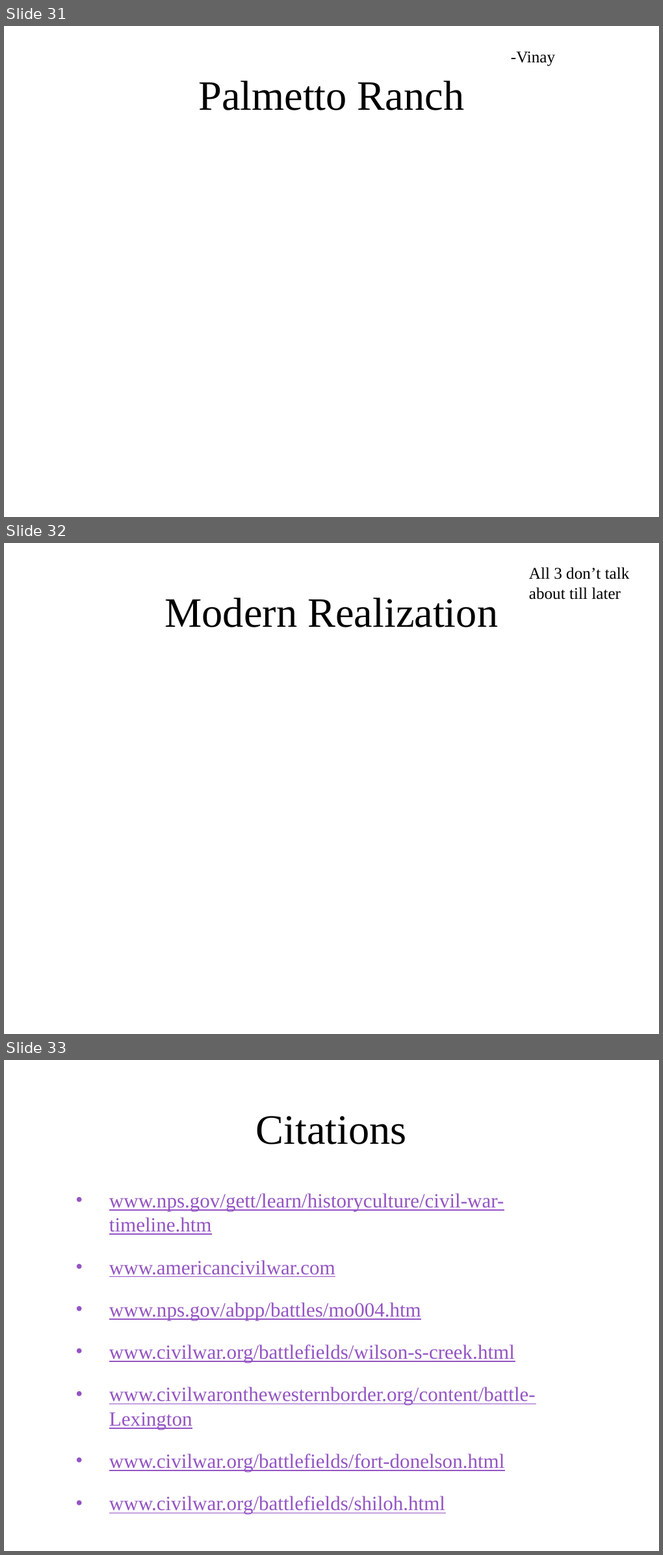
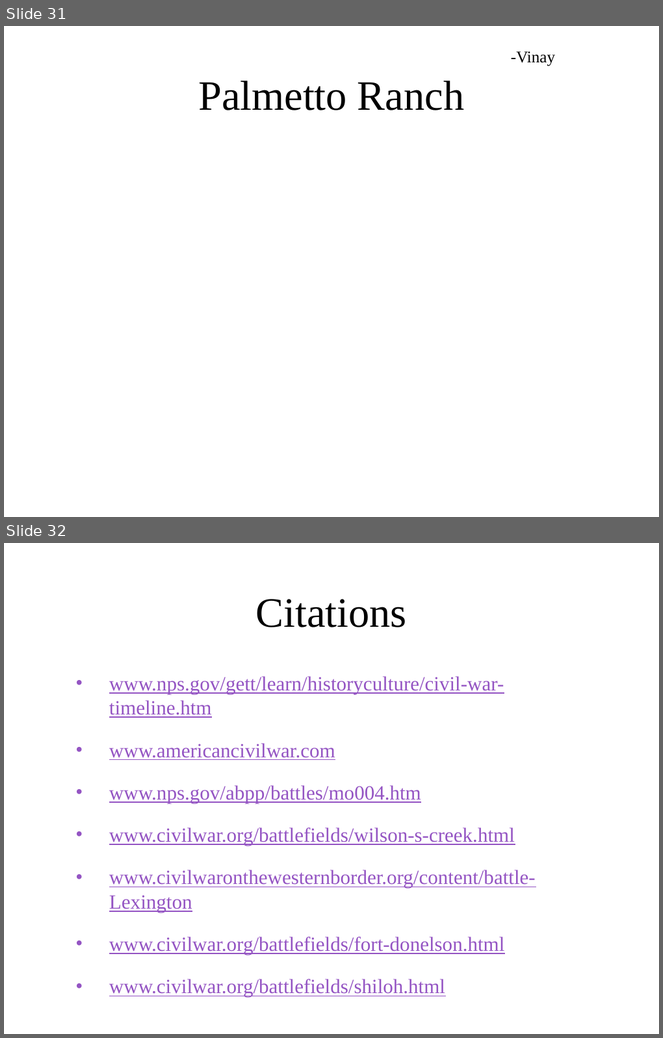
Before and after one commit to ngb3748/SS-Archive-proj, a slide deck: Archive project.pptx. Shown one above the other, each under a label of ours: slides 31, 32 and 33 before the commit, slides 31 and 32 after it. The pictures are 663x1555 and 663x1038 pixels, drawn with LibreOffice and Linux fonts; fonts in the diff are those of the drawing; background and template pictures are left out. Boxes give left, top, right and bottom in pixels: in the first picture for what was removed or moved away, otherwise in the second. Text is boxed around its words. In the diff, an @@ line names an element or a change of style, - is before the commit and + after.

Commit message:
deleted modern realization

```diff
--- a/Archive project.pptx
+++ b/Archive project.pptx
@@ slide 32 removed at <box>4,543,659,1034</box>, background picture (left out) @@
@@ text removed at <box>529,567,630,600</box> @@
-All 3 don’t talk about till later
@@ title removed at <box>165,598,498,627</box> @@
-Modern Realization
@@ what was slide 33 is now slide 32 @@
```
